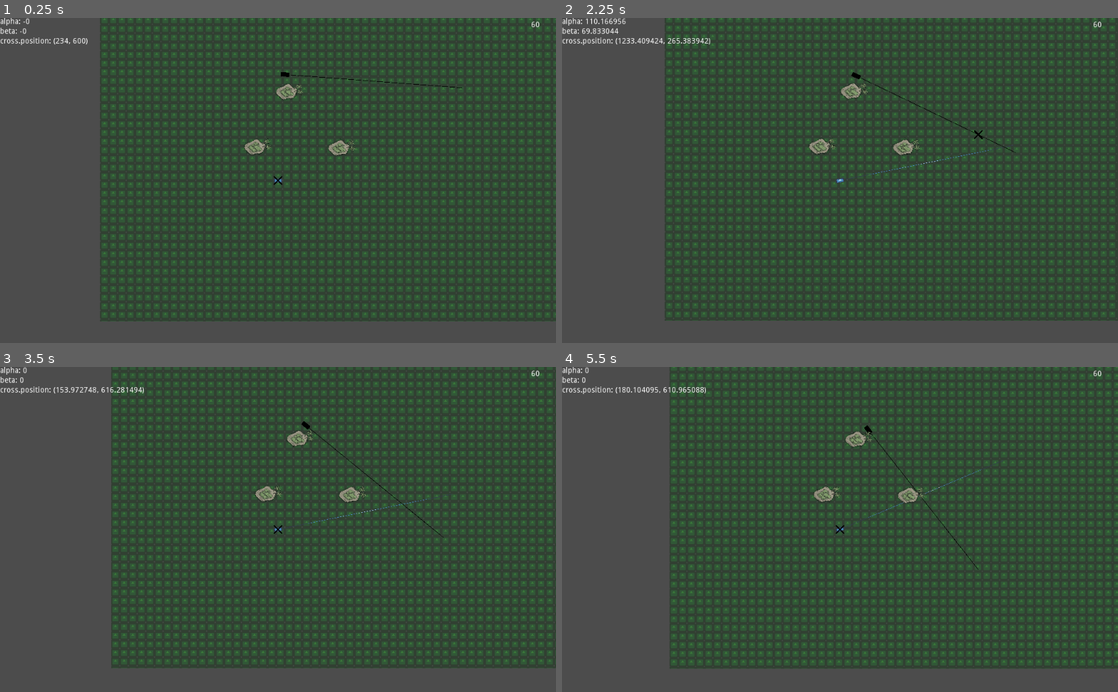
Above: before the commit, frames 1-4 (two rows, left to right).
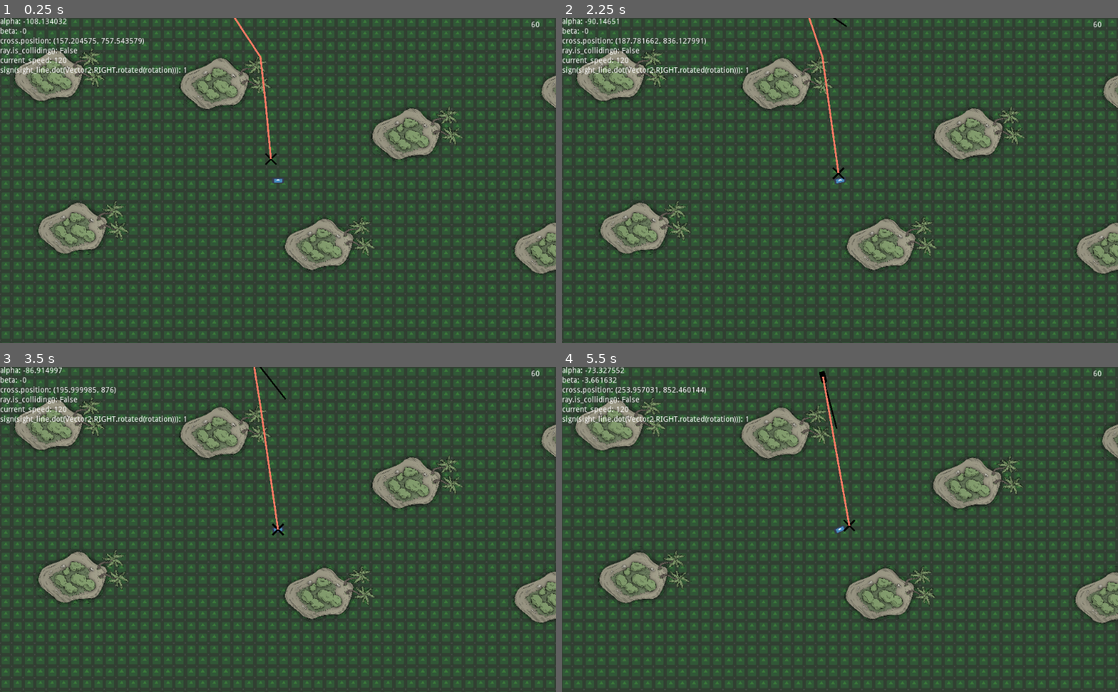
Above: after the commit, the same moments.

Repository: kingofjazzpiano/proportional_navigation
Game: Godot game, scene res://Main.tscn
The game is run twice, just before and just after one commit, with the same random seed, the same clock (stepped at 60 frames per second) and the same inputs. The engine's default icon, where the game draws it, is replaced by a stand-in: a white triangle on a blue panel in a dark square.
Inputs (mouse positions are in pixels of both pictures, inside the frame that each line leads up to):
- Up to frame 1 (0.25 s): no input
- Up to frame 2 (2.25 s): tap Enter (ui_accept) at 0.5, 0.77, 1.52, 2 s; move the mouse to (962, 164) at 0.52 s; hold A (a) 0.53-1.28 s; tap D (d) at 0.8, 1.35 s; move the mouse to (728, 196) at 1.27 s; click (728, 196) at 1.55 s; move the mouse to (895, 109) at 2.02 s; hold S (s) from 2.03 s (still down); click (895, 109) at 2.1 s
- Up to frame 3 (3.5 s): move the mouse to (250, 594) at 2.77 s; release S (s) at 2.78 s; tap S (s) at 2.85 s; tap Enter (ui_accept) at 3.02 s; tap W (w) at 3.05 s
- Up to frame 4 (5.5 s): tap Enter (ui_accept) at 3.5, 3.77, 4.25, 4.52, 5 s; move the mouse to (1006, 578) at 3.52 s; hold W (w) 3.53-4.28 s; tap E (E, bound only after the commit) at 3.8, 4.35 s; move the mouse to (673, 480) at 4.27 s; tap A (a) at 4.55 s; move the mouse to (867, 529) at 5.02 s; hold A (a) from 5.03 s (still down); tap D (d) at 5.3 s

The runs differ from the first frame. In frame 1, 37% of the frame differs, in the area x 0-100%, y 0-100%; in frame 2, 37%; in frame 3, 38%; in frame 4, 39%.

Commit message:
all works again

Diff:
--- a/Island.tscn
+++ b/Island.tscn
@@ -2,16 +2,24 @@
 
 [ext_resource path="res://Island.png" type="Texture" id=1]
 
-[sub_resource type="CircleShape2D" id=1]
-radius = 515.873
+[sub_resource type="NavigationPolygon" id=1]
+vertices = PoolVector2Array( -138, -442, 404, -278, 465, 270, -25, 480, -525, 410, -712, -118 )
+polygons = [ PoolIntArray( 0, 1, 2, 3, 4, 5 ) ]
+outlines = [ PoolVector2Array( -138, -442, 404, -278, 465, 270, -25, 480, -525, 410, -712, -118 ) ]
 
-[node name="Island" type="StaticBody2D"]
-scale = Vector2( 0.2, 0.2 )
+[node name="Island" type="Sprite"]
+scale = Vector2( 0.5, 0.5 )
+texture = ExtResource( 1 )
 
-[node name="CollisionShape2D" type="CollisionShape2D" parent="."]
-position = Vector2( -90, 20 )
-scale = Vector2( 1, 1 )
-shape = SubResource( 1 )
+[node name="NavigationPolygonInstance" type="NavigationPolygonInstance" parent="."]
+navpoly = SubResource( 1 )
+__meta__ = {
+"_edit_lock_": true
+}
 
-[node name="Sprite" type="Sprite" parent="."]
-texture = ExtResource( 1 )
+[node name="Area2D" type="Area2D" parent="."]
+collision_mask = 0
+
+[node name="CollisionPolygon2D" type="CollisionPolygon2D" parent="Area2D"]
+scale = Vector2( 0.8, 0.8 )
+polygon = PoolVector2Array( -142, -438, 402, -276, 468, 266, -22, 482, -524, 410, -712, -120 )
--- a/Main.gd
+++ b/Main.gd
@@ -1,6 +1,36 @@
 extends Node2D
+
+onready var navigation = $Navigation2D/NavigationPolygonInstance
+onready var missile = $Missile
+onready var debug_panel = $DebugPanel
+
+func _ready() -> void:
+	var islands = find_node("Islands")
+
+	for island in islands.get_children():
+		var island_navigation = island.get_node("NavigationPolygonInstance")
+		island_navigation.hide()
+		var transform = island.get_global_transform()
+		var vertices = PoolVector2Array()
+
+		for vertex in island_navigation.navpoly.get_vertices():
+			vertices.append(transform.xform(vertex))
+
+		navigation.navpoly.add_outline(vertices)
+
+	navigation.navpoly.make_polygons_from_outlines()
+
+
 
 # warning-ignore:unused_argument
 func _physics_process(delta: float) -> void:
+	$Line2D.points = missile.path
+	$Line2D.add_point(missile.position, 0)
 	if Input.is_action_just_pressed("ui_accept"):
 		get_tree().paused = not get_tree().paused
+	if Input.is_action_just_pressed("E"):
+		missile.ray.visible = not missile.ray.visible
+		missile.get_node("Icon").visible = not missile.get_node("Icon").visible
+		missile.cross.visible = not missile.cross.visible
+		$Line2D.visible = not $Line2D.visible
+		debug_panel.visible = not debug_panel.visible
--- a/Main.tscn
+++ b/Main.tscn
@@ -7,6 +7,12 @@
 [ext_resource path="res://UI_cross.png" type="Texture" id=5]
 [ext_resource path="res://Main.gd" type="Script" id=6]
 [ext_resource path="res://Island.tscn" type="PackedScene" id=7]
+[ext_resource path="res://Rock.tscn" type="PackedScene" id=8]
+
+[sub_resource type="NavigationPolygon" id=1]
+vertices = PoolVector2Array( -4597, -4319, 6509, -4105, 6509, 5804, -4683, 5591 )
+polygons = [ PoolIntArray( 0, 1, 2, 3 ) ]
+outlines = [ PoolVector2Array( -4597, -4319, 6509, -4105, 6509, 5804, -4683, 5591 ) ]
 
 [node name="Main" type="Node2D"]
 pause_mode = 2
@@ -14,21 +20,21 @@
 
 [node name="TextureRect" type="TextureRect" parent="."]
 modulate = Color( 0.12549, 0.756863, 0.117647, 0.392157 )
-margin_left = -1076.0
-margin_top = -681.0
-margin_right = 2327.0
-margin_bottom = 1640.0
+margin_left = -2044.0
+margin_top = -1951.0
+margin_right = 3718.0
+margin_bottom = 2628.0
 texture = ExtResource( 1 )
 expand = true
 stretch_mode = 2
 
 [node name="Player" parent="." instance=ExtResource( 2 )]
 pause_mode = 1
-position = Vector2( 234, 600 )
+position = Vector2( 196, 876 )
 
 [node name="Missile" parent="." instance=ExtResource( 3 )]
 pause_mode = 1
-position = Vector2( 275, -183 )
+position = Vector2( -182, -194 )
 
 [node name="DebugPanel" parent="." instance=ExtResource( 4 )]
 
@@ -36,11 +42,60 @@
 scale = Vector2( 0.1, 0.1 )
 texture = ExtResource( 5 )
 
-[node name="Island" parent="." instance=ExtResource( 7 )]
-position = Vector2( 317, -60 )
+[node name="Islands" type="Node2D" parent="."]
+__meta__ = {
+"_edit_lock_": true
+}
 
-[node name="Island2" parent="." instance=ExtResource( 7 )]
-position = Vector2( 83, 348 )
+[node name="Island" parent="Islands" instance=ExtResource( 7 )]
+position = Vector2( 1895, -654 )
 
-[node name="Island3" parent="." instance=ExtResource( 7 )]
-position = Vector2( 702, 355 )
+[node name="Island4" parent="Islands" instance=ExtResource( 7 )]
+position = Vector2( 1107, -414 )
+
+[node name="Island5" parent="Islands" instance=ExtResource( 7 )]
+position = Vector2( 1891, 362 )
+
+[node name="Island6" parent="Islands" instance=ExtResource( 7 )]
+position = Vector2( 276, -689 )
+
+[node name="Island7" parent="Islands" instance=ExtResource( 7 )]
+position = Vector2( -905, -555 )
+
+[node name="Island8" parent="Islands" instance=ExtResource( 7 )]
+position = Vector2( -1019, 287 )
+
+[node name="Island9" parent="Islands" instance=ExtResource( 7 )]
+position = Vector2( -888, 1132 )
+
+[node name="Island10" parent="Islands" instance=ExtResource( 7 )]
+position = Vector2( 474, 1221 )
+
+[node name="Island11" parent="Islands" instance=ExtResource( 7 )]
+position = Vector2( 1742, 1243 )
+
+[node name="Island2" parent="Islands" instance=ExtResource( 7 )]
+position = Vector2( -103, 331 )
+
+[node name="Island3" parent="Islands" instance=ExtResource( 7 )]
+position = Vector2( 956, 609 )
+
+[node name="Rock" parent="Islands" instance=ExtResource( 8 )]
+position = Vector2( 3552, -1689 )
+
+[node name="Rock2" parent="Islands" instance=ExtResource( 8 )]
+position = Vector2( -2059, -1621 )
+
+[node name="Rock3" parent="Islands" instance=ExtResource( 8 )]
+position = Vector2( -2059, 2481 )
+
+[node name="Rock4" parent="Islands" instance=ExtResource( 8 )]
+position = Vector2( 3671, 2447 )
+
+[node name="Navigation2D" type="Navigation2D" parent="."]
+
+[node name="NavigationPolygonInstance" type="NavigationPolygonInstance" parent="Navigation2D"]
+navpoly = SubResource( 1 )
+
+[node name="Line2D" type="Line2D" parent="."]
+default_color = Color( 1, 0.486275, 0.4, 1 )
--- a/Missile.gd
+++ b/Missile.gd
@@ -1,4 +1,4 @@
-extends KinematicBody2D
+extends Sprite
 
 onready var debug_line_1 = get_node("/root/Main/DebugPanel/VBoxContainer/Label1")
 onready var debug_line_2 = get_node("/root/Main/DebugPanel/VBoxContainer/Label2")
@@ -10,68 +10,102 @@
 onready var debug_line_8 = get_node("/root/Main/DebugPanel/VBoxContainer/Label8")
 onready var fps_label = get_node("/root/Main/DebugPanel/FPS")
 
+onready var navigation = get_node("/root/Main").find_node("Navigation2D")
 onready var player = get_node("/root/Main/Player")
 onready var cross = get_node("/root/Main/Cross")
+onready var timer = $Timer
+onready var ray = $RayCast2D
+
+const RAY_LENGTH = 300.0
+const REACTION_TIME = 0
 
 var velocity: Vector2 = Vector2.ZERO
-var speed: float = 40.0  # Pixels per seond
-var rotation_speed: float = 0.3  # Radians per second
+var max_speed: float = 120.0  # Pixels per seond
+var current_speed: float = max_speed  # Pixels per seond
+var acceleration: float = 0.25
+var max_rotation_speed: float = 0.4  # Radians per second
+var current_rotation_speed: float = max_rotation_speed  # Radians per second
+
+var path: PoolVector2Array = []
+var target_position: PoolVector2Array = []
+var target_velocity: PoolVector2Array = []
+var target_speed: PoolRealArray = []
+
+
+func _ready() -> void:
+	ray.set_cast_to(Vector2(RAY_LENGTH, 0))
+	if REACTION_TIME:
+		timer.start(REACTION_TIME)
 
 
 func _physics_process(delta: float) -> void:
 	fps_label.text = str(round(1.0 / delta))
-	var sight_line: Vector2 = position.direction_to(player.position)
-	var alpha: float = player.velocity.angle_to(-sight_line)
+	if timer.is_stopped() and target_speed.size():
+		target_position.remove(0)
+		target_velocity.remove(0)
+		target_speed.remove(0)
+	target_position.append(player.position)
+	target_velocity.append(player.velocity)
+	target_speed.append(player.speed)
+	var sight_line: Vector2 = position.direction_to(target_position[0])
+	var alpha: float = target_velocity[0].angle_to(-sight_line)
 
 	var beta: float
 	var tmp: float = 0
-	if speed:
-		tmp = sin(alpha) * player.speed / speed
+	if current_speed:
+		tmp = sin(alpha) * target_speed[0] / current_speed
 
-#	if abs(alpha) < PI * 0.5:
-#		if abs(tmp) > 1.0:
-#			beta = asin(sin(alpha))
-#		else:
-#			beta = asin(tmp)
-#	elif speed < player.speed:
-#		beta = asin(sin(alpha))
-#	else:
-#		beta = asin(tmp)
-
-	if speed > player.speed or abs(alpha) < PI * 0.5 and abs(tmp) <= 1.0:
+	if current_speed > target_speed[0] or abs(alpha) < PI * 0.5 and abs(tmp) <= 1.0:
 		beta = asin(tmp)
-#		cross.visible = true
 	else:
 		beta = asin(sin(alpha))
-#		cross.visible = false
 
-	if fmod(abs(sight_line.angle() + beta - rotation), PI) >= rotation_speed * delta:
-		rotation = lerp_angle(rotation,
-			sight_line.angle() + beta,
-			abs((rotation_speed * delta) /
-			(Vector2.UP.rotated(rotation).angle_to(Vector2.UP.rotated(sight_line.angle() + beta)))))
-
-#	rotation = sight_line.angle() + beta
-	position += Vector2.RIGHT.rotated(rotation) * speed * delta
-#	velocity = Vector2.RIGHT.rotated(rotation) * speed
-#	velocity = move_and_slide(velocity, Vector2( 0, 0 ), false, 400)
-
-	# Set cross
 	var gamma: float =  PI - alpha - beta
 	var l: float = 0
 	if alpha:
-		l = speed * sin(gamma) / sin(alpha)
+		l = current_speed * sin(gamma) / sin(alpha)
 	var proportional_coefficient: float = 0
 	if l:
-		proportional_coefficient = position.distance_to(player.position) / l
-	if player.velocity != Vector2.ZERO:
-		if abs(speed * proportional_coefficient) > 1000 or proportional_coefficient == 0:
-			cross.position = position + Vector2.RIGHT.rotated(rotation) * 1000
+		proportional_coefficient = position.distance_to(target_position[0]) / l
+	if target_velocity[0] != Vector2.ZERO:
+		if abs(current_speed * proportional_coefficient) > 1000 or proportional_coefficient == 0:
+			cross.position = position + Vector2.RIGHT.rotated(sight_line.angle() + beta) * 1000
 		else:
-			cross.position = position + Vector2.RIGHT.rotated(rotation) * speed * proportional_coefficient
+			cross.position = position + Vector2.RIGHT.rotated(sight_line.angle() + beta) * current_speed * proportional_coefficient
 	else:
-		cross.position = player.position
+		cross.position = target_position[0]
+
+	update_navigation_path(position, cross.position)
+
+	var desired_rotation = 0
+	if path.size():
+		desired_rotation = Vector2.RIGHT.rotated(rotation).angle_to(position.direction_to(path[0]))
+	if desired_rotation:
+		rotation = lerp_angle(rotation,
+			position.direction_to(path[0]).angle(),
+			abs((current_rotation_speed * delta) / desired_rotation))
+	position += Vector2.RIGHT.rotated(rotation) * current_speed * delta
+
+
+	if ray.is_colliding():
+		var estimated_speed: float = position.distance_to(ray.get_collision_point()) * max_speed / RAY_LENGTH
+		if estimated_speed and estimated_speed < current_speed:
+			current_speed = estimated_speed
+		else:
+			current_speed += acceleration
+	else:
+		current_speed += acceleration * sign(sight_line.dot(Vector2.RIGHT.rotated(rotation)))
+	current_speed = clamp(current_speed, 0, max_speed)
 
 	debug_line_1.text = "alpha: " + str(rad2deg(alpha))
 	debug_line_2.text = "beta: " + str(rad2deg(beta))
 	debug_line_3.text = "cross.position: " + str(cross.position)
+	debug_line_4.text = "ray.is_colliding(): " + str(ray.is_colliding())
+	debug_line_5.text = "current_speed: " + str(current_speed)
+	debug_line_6.text = "sign(sight_line.dot(Vector2.RIGHT.rotated(rotation))): " + str(sign(sight_line.dot(Vector2.RIGHT.rotated(rotation))))
+
+
+func update_navigation_path(start_position, end_position):
+	path = navigation.get_simple_path(start_position, end_position, true)
+	if path.size():
+		path.remove(0)
--- a/Missile.tscn
+++ b/Missile.tscn
@@ -1,26 +1,34 @@
-[gd_scene load_steps=4 format=2]
+[gd_scene load_steps=3 format=2]
 
 [ext_resource path="res://icon.png" type="Texture" id=1]
 [ext_resource path="res://Missile.gd" type="Script" id=2]
 
-[sub_resource type="CapsuleShape2D" id=1]
-radius = 37.0
-height = 6.0
-
-[node name="Missile" type="KinematicBody2D"]
+[node name="Missile" type="Sprite"]
 modulate = Color( 0, 0, 0, 1 )
 scale = Vector2( 1, 0.5 )
+texture = ExtResource( 1 )
 script = ExtResource( 2 )
-
-[node name="Icon" type="Sprite" parent="."]
-position = Vector2( 672, 0 )
-scale = Vector2( 20, 0.1 )
-texture = ExtResource( 1 )
+__meta__ = {
+"_edit_lock_": true
+}
 
 [node name="Tween" type="Tween" parent="."]
 
-[node name="Sprite" type="Sprite" parent="."]
+[node name="RayCast2D" type="RayCast2D" parent="."]
+enabled = true
+cast_to = Vector2( 300, 0 )
+collide_with_areas = true
+__meta__ = {
+"_edit_lock_": true
+}
+
+[node name="Icon" type="Sprite" parent="."]
+position = Vector2( 140, 0 )
+scale = Vector2( 4.8698, -0.26268 )
 texture = ExtResource( 1 )
+__meta__ = {
+"_edit_lock_": true
+}
 
-[node name="CollisionShape2D" type="CollisionShape2D" parent="."]
-shape = SubResource( 1 )
+[node name="Timer" type="Timer" parent="."]
+one_shot = true
--- /dev/null
+++ b/Rock.tscn
@@ -0,0 +1,23 @@
+[gd_scene load_steps=3 format=2]
+
+[ext_resource path="res://icon.png" type="Texture" id=1]
+
+[sub_resource type="NavigationPolygon" id=1]
+vertices = PoolVector2Array( -38.4, -38.4, 38.4, -38.4, 38.4, 38.4, -38.4, 38.4 )
+polygons = [ PoolIntArray( 0, 1, 2, 3 ) ]
+outlines = [ PoolVector2Array( -38.4, -38.4, 38.4, -38.4, 38.4, 38.4, -38.4, 38.4 ) ]
+
+[node name="Rock" type="Sprite"]
+modulate = Color( 0.223529, 0.141176, 0, 1 )
+scale = Vector2( 15, 15 )
+texture = ExtResource( 1 )
+
+[node name="NavigationPolygonInstance" type="NavigationPolygonInstance" parent="."]
+navpoly = SubResource( 1 )
+
+[node name="Area2D" type="Area2D" parent="."]
+collision_mask = 0
+
+[node name="CollisionPolygon2D" type="CollisionPolygon2D" parent="Area2D"]
+scale = Vector2( 1.1, 1.1 )
+polygon = PoolVector2Array( -32, -32, 32, -32, 32, 32, -32, 32 )
--- a/player.gd
+++ b/player.gd
@@ -1,31 +1,25 @@
 extends Sprite
 
 var velocity: Vector2 = Vector2.ZERO
-var speed: float = 100.0
-onready var target_point: Vector2 = global_position
+var max_speed: float = 100.0
+var speed: float = 0.0
+var acceleration: float = 0.5
 
 
 func _physics_process(delta: float) -> void:
 	velocity = Vector2.ZERO
 	get_input(delta)
 
-	velocity = velocity.rotated(rotation)
+	velocity = Vector2.RIGHT.rotated(rotation)
 	position += velocity * speed * delta
-
-#	if position.distance_to(target_point) > speed * delta:
-#		velocity = position.direction_to(target_point)
-#	position += velocity * speed * delta
-#	rotation = velocity.angle()
 
 
 func get_input(delta: float) -> void:
-	if Input.is_action_just_pressed("left_mouse"):
-		target_point = get_global_mouse_position()
-
 	if Input.is_action_pressed("w"):
-		velocity = Vector2.RIGHT
+		speed += acceleration
 	elif Input.is_action_pressed("s"):
-		velocity = Vector2.LEFT
+		speed -= acceleration
+	speed = clamp(speed, 0, +max_speed)
 
 	if Input.is_action_pressed("a"):
 		rotation -= (PI / 6.0) * delta
--- a/player.tscn
+++ b/player.tscn
@@ -9,10 +9,11 @@
 script = ExtResource( 2 )
 
 [node name="Icon" type="Sprite" parent="."]
+visible = false
 position = Vector2( 671, 0 )
 scale = Vector2( 20, 0.1 )
 texture = ExtResource( 1 )
 
 [node name="Camera2D" type="Camera2D" parent="."]
 current = true
-zoom = Vector2( 4, 4 )
+zoom = Vector2( 3, 3 )
--- a/project.godot
+++ b/project.godot
@@ -45,6 +45,17 @@
 "events": [ Object(InputEventKey,"resource_local_to_scene":false,"resource_name":"","device":0,"alt":false,"shift":false,"control":false,"meta":false,"command":false,"pressed":false,"scancode":0,"physical_scancode":68,"unicode":0,"echo":false,"script":null)
  ]
 }
+E={
+"deadzone": 0.5,
+"events": [ Object(InputEventKey,"resource_local_to_scene":false,"resource_name":"","device":0,"alt":false,"shift":false,"control":false,"meta":false,"command":false,"pressed":false,"scancode":0,"physical_scancode":69,"unicode":0,"echo":false,"script":null)
+ ]
+}
+
+[layer_names]
+
+2d_physics/layer_1="environment"
+2d_physics/layer_2="player"
+2d_physics/layer_3="enemy"
 
 [physics]
 
Not shown: 1 places in Main.tscn that only renumber resources
